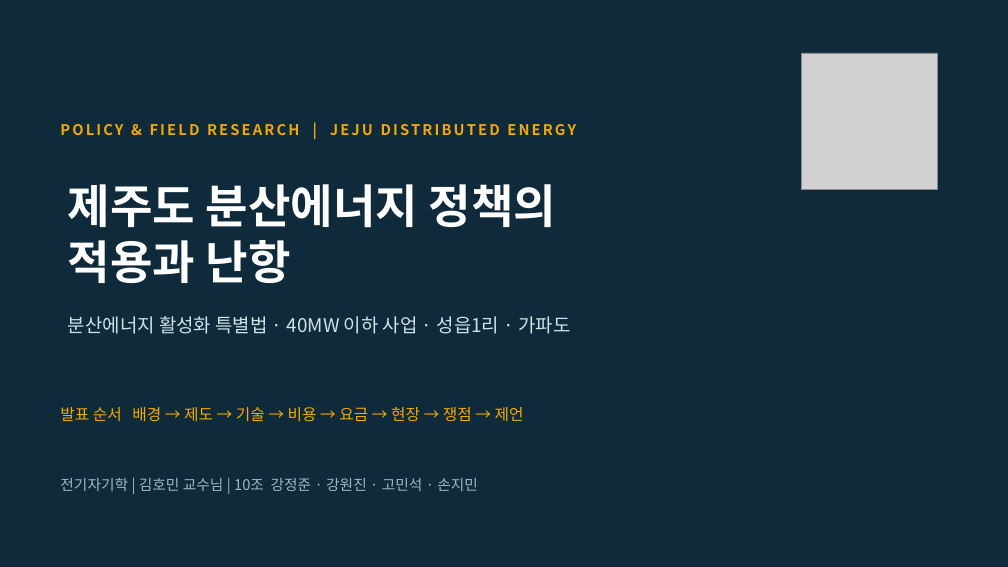
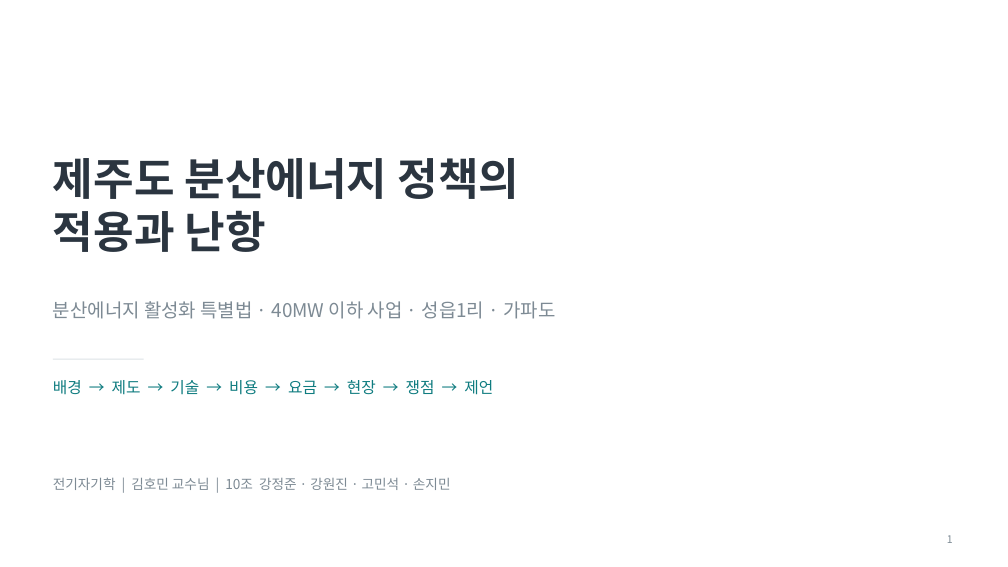
Before and after one commit to a44830300-arch/shaohong, a slide deck: slide 1 of 학업/전기/10조_제주_분산에너지_발표.pptx. Drawn at 1008x567 pixels with LibreOffice and Linux fonts; fonts in the diff are those of the drawing; grey boxes stand for pictures. Boxes give left, top, right and bottom in pixels: in the first picture for what was removed or moved away, otherwise in the second. Text is boxed around its words. In the diff, an @@ line names an element or a change of style, - is before the commit and + after.

```diff
--- a/학업/전기/10조_제주_분산에너지_발표.pptx
+++ b/학업/전기/10조_제주_분산에너지_발표.pptx
@@ background #0E2A3B to #FFFFFF @@
@@ picture removed at bbox=[802, 53, 938, 189] @@
@@ text removed at bbox=[60, 124, 576, 135] @@
-POLICY & FIELD RESEARCH | JEJU DISTRIBUTED ENERGY
@@ text "제주도 분산에너지 정책의": place and size @@
-text "제주도 분산에너지 정책의" at bbox=[68, 184, 556, 283]
+text "제주도 분산에너지 정책의" at bbox=[53, 158, 520, 252]
@@ text "제주도 분산에너지 정책의" at bbox=[53, 158, 520, 252]: size 44 to 42 pt, text colour #FFFFFF to #2B3540 @@
@@ text "분산에너지 활성화 특별법 · 40MW ...": place and size @@
-text "분산에너지 활성화 특별법 · 40MW ..." at bbox=[68, 316, 570, 334]
+text "분산에너지 활성화 특별법 · 40MW ..." at bbox=[53, 301, 555, 319]
@@ text "분산에너지 활성화 특별법 · 40MW ..." at bbox=[53, 301, 555, 319]: text colour #CFE3E6 to #7D8A94; less space between paragraphs @@
@@ line added from (53, 359) to (144, 359), #DCE2E6 1 pt @@
@@ text at bbox=[53, 380, 493, 395]: text changed; text colour #F2A900 to #0F7C80 @@
-발표 순서 배경 → 제도 → 기술 → 비용 → 요금 → 현장 → 쟁점 → 제언
+배경 → 제도 → 기술 → 비용 → 요금 → 현장 → 쟁점 → 제언
@@ text "전기자기학 | 김호민 교수님 | ...": place and size @@
-text "전기자기학 | 김호민 교수님 | ..." at bbox=[60, 478, 478, 491]
+text "전기자기학 | 김호민 교수님 | ..." at bbox=[53, 477, 451, 490]
@@ text "전기자기학 | 김호민 교수님 | ..." at bbox=[53, 477, 451, 490]: size 14 to 13 pt, text colour #9FB8C0 to #7D8A94 @@
@@ page number added at bbox=[947, 535, 953, 543], 10 pt, text #7D8A94 @@
+1
```
Also in this commit, not shown: 9 other slides changed.
